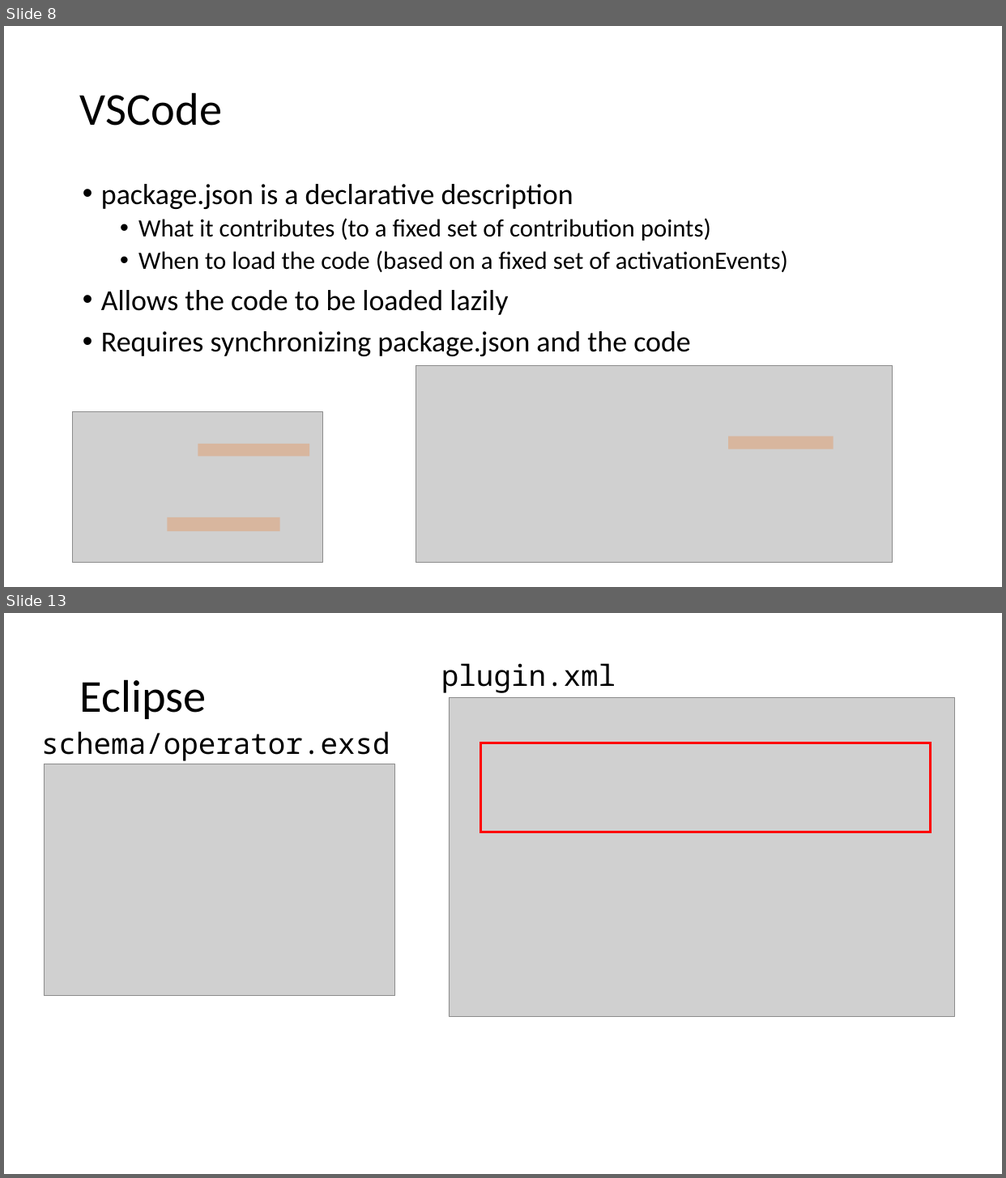
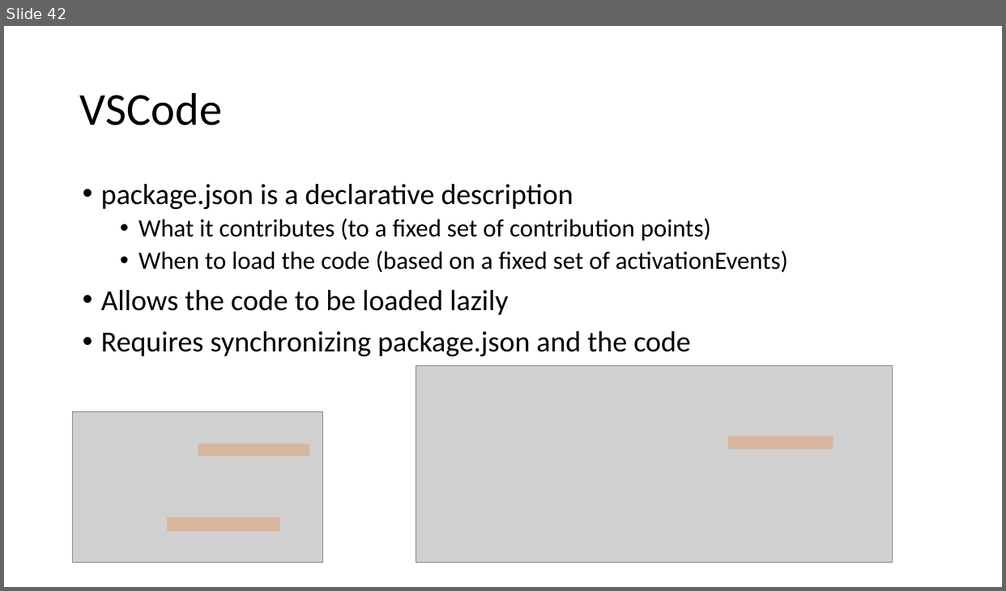
Before and after one commit to diffplug/sockets-and-plugs, a slide deck: Sockets and Plugs.pptx. Shown one above the other, each under a label of ours: slides 8 and 13 before the commit, slide 42 after it; the slides between them are not shown. The pictures are 1006x1178 and 1006x591 pixels, drawn with LibreOffice and Linux fonts; fonts in the diff are those of the drawing; grey boxes stand for pictures. Boxes give left, top, right and bottom in pixels: in the first picture for what was removed or moved away, otherwise in the second. Text is boxed around its words. In the diff, an @@ line names an element or a change of style, - is before the commit and + after.

```diff
--- a/Sockets and Plugs.pptx
+++ b/Sockets and Plugs.pptx
@@ slide 13 removed at [4, 613, 1002, 1174], background #FFFFFF @@
@@ title removed at [80, 679, 206, 719] @@
-Eclipse
@@ text removed at [441, 663, 616, 693] @@
-plugin.xml
@@ picture removed at [449, 697, 955, 1016] @@
@@ text removed at [41, 731, 390, 761] @@
-schema/operator.exsd
@@ rectangle removed at [481, 743, 930, 833] @@
@@ picture removed at [44, 764, 394, 996] @@
@@ what was slide 8 is now slide 42 @@
```
Also in this commit, not shown: 11 slides changed, 9 slides added, 4 other slides removed.
